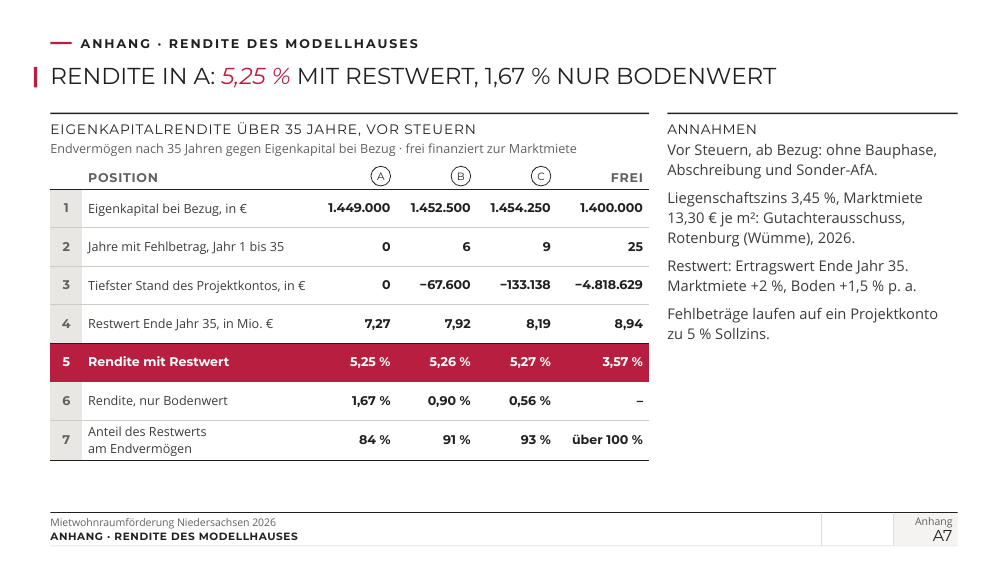
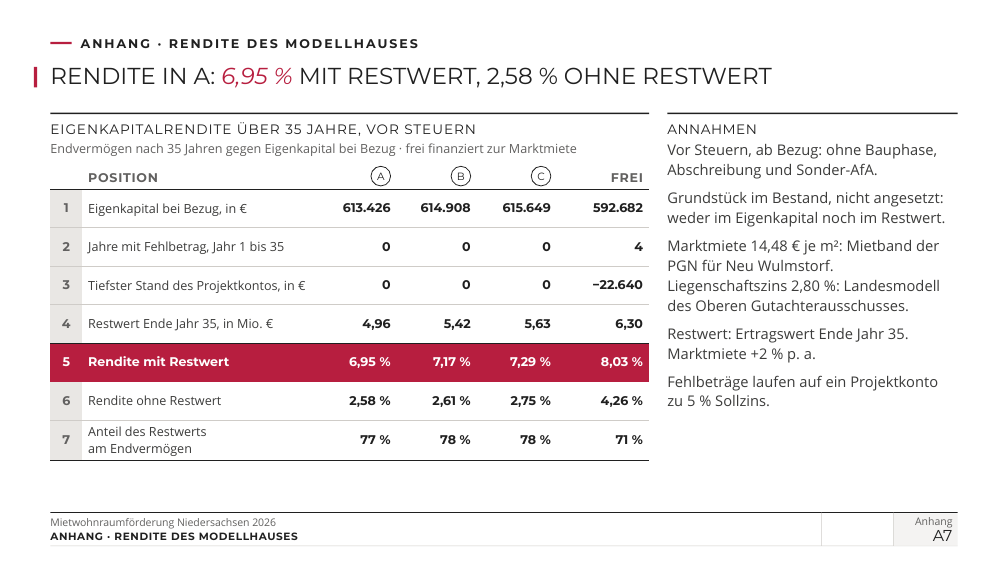
Before and after one commit to vgedaschko/NBank, a slide deck: slide 36 of praesentation/dist/PGN-Mietwohnraumfoerderung-Niedersachsen-2026-Vortrag.pptx. Drawn at 1008x567 pixels with LibreOffice and Linux fonts; fonts in the diff are those of the drawing; background and template pictures are left out. Boxes give left, top, right and bottom in pixels: in the first picture for what was removed or moved away, otherwise in the second. Text is boxed around its words. In the diff, an @@ line names an element or a change of style, - is before the commit and + after.

```diff
--- a/praesentation/dist/PGN-Mietwohnraumfoerderung-Niedersachsen-2026-Vortrag.pptx
+++ b/praesentation/dist/PGN-Mietwohnraumfoerderung-Niedersachsen-2026-Vortrag.pptx
@@ title at box(50, 67, 772, 88): text changed @@
-RENDITE IN A: 5,25 % MIT RESTWERT, 1,67 % NUR BODENWERT
+RENDITE IN A: 6,95 % MIT RESTWERT, 2,58 % OHNE RESTWERT
@@ table at box(51, 166, 650, 460) @@
-row 2: 1 | Eigenkapital bei Bezug, in € | 1.449.000 | 1.452.500 | 1.454.250 | 1.400.000
+row 2: 1 | Eigenkapital bei Bezug, in € | 613.426 | 614.908 | 615.649 | 592.682
-row 3: 2 | Jahre mit Fehlbetrag, Jahr 1 bis 35 | 0 | 6 | 9 | 25
+row 3: 2 | Jahre mit Fehlbetrag, Jahr 1 bis 35 | 0 | 0 | 0 | 4
-row 4: 3 | Tiefster Stand des Projektkontos, in € | 0 | −67.600 | −133.138 | −4.818.629
+row 4: 3 | Tiefster Stand des Projektkontos, in € | 0 | 0 | 0 | −22.640
-row 5: 4 | Restwert Ende Jahr 35, in Mio. € | 7,27 | 7,92 | 8,19 | 8,94
+row 5: 4 | Restwert Ende Jahr 35, in Mio. € | 4,96 | 5,42 | 5,63 | 6,30
-row 6: 5 | Rendite mit Restwert | 5,25 % | 5,26 % | 5,27 % | 3,57 %
+row 6: 5 | Rendite mit Restwert | 6,95 % | 7,17 % | 7,29 % | 8,03 %
-row 7: 6 | Rendite, nur Bodenwert | 1,67 % | 0,90 % | 0,56 % | –
+row 7: 6 | Rendite ohne Restwert | 2,58 % | 2,61 % | 2,75 % | 4,26 %
-row 8: 7 | Anteil des Restwerts am Endvermögen | 84 % | 91 % | 93 % | über 100 %
+row 8: 7 | Anteil des Restwerts am Endvermögen | 77 % | 78 % | 78 % | 71 %
@@ text at box(667, 192, 945, 363): text changed @@
-Liegenschaftszins 3,45 %, Marktmiete 13,30 € je m²: Gutachterausschuss, Rotenburg (Wümme), 2026.
-Restwert: Ertragswert Ende Jahr 35. Marktmiete +2 %, Boden +1,5 % p. a.
+Grundstück im Bestand, nicht angesetzt: weder im Eigenkapital noch im Restwert.
+Marktmiete 14,48 € je m²: Mietband der PGN für Neu Wulmstorf. Liegenschaftszins 2,80 %: Landesmodell des Oberen Gutachterausschusses.
+Restwert: Ertragswert Ende Jahr 35. Marktmiete +2 % p. a.
```
Also in this commit, not shown: 14 other slides changed, 56 other files.
